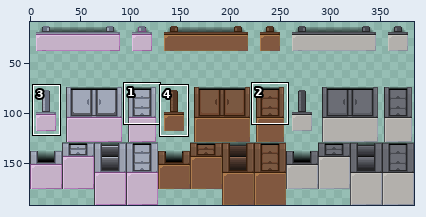
Sprite sheet -- idoll/Assets/Sprites/Tilemap Sprites/Furniture2.png. Above, an overview of the earlier version with the close-up marked.
Close-up. As it was:
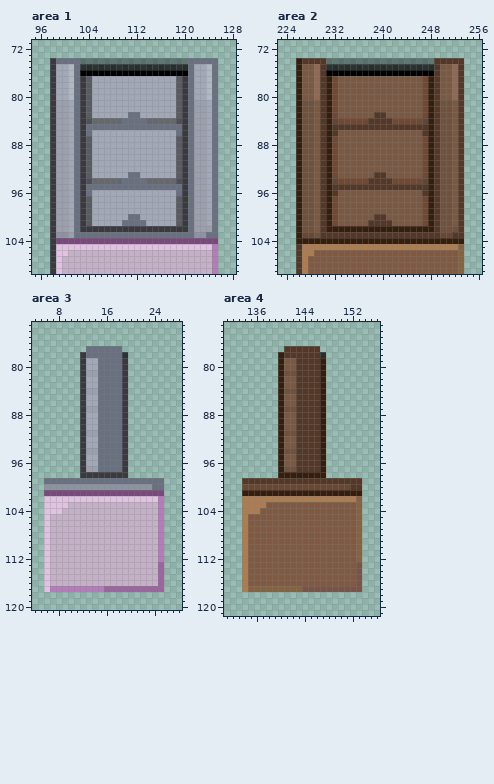
The file is 384x192 pixels. Pixels under 10% opacity are left out. Colours within 5 levels of each other are drawn and written as one. Shown: area 1: x 95..128, y 71..109; area 2: x 223..256, y 71..109; area 3: x 4..28, y 73..120; area 4: x 131..156, y 73..121. The wide view leaves out empty margins. The commit also changed other parts of the picture, which this record leaves out.
New version:
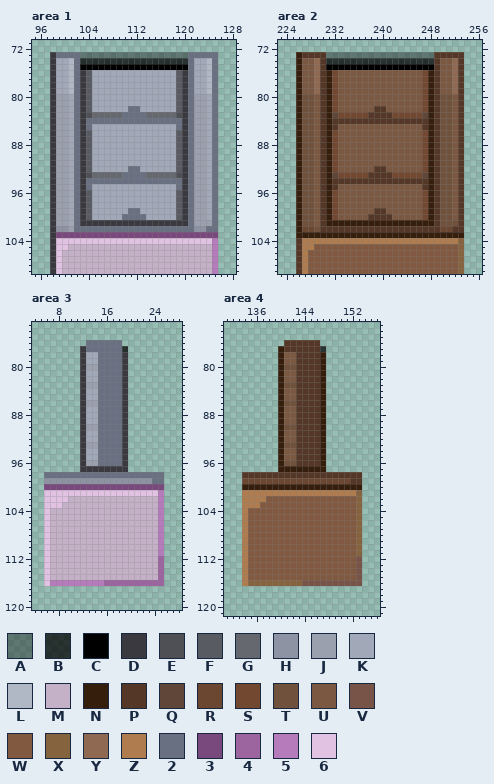
Palette (. is transparent): A #0000005f  B #000000ba  C #000000  D #39393f  E #4e5056  F #595b62  G #66686f  H #8e93a3  J #9ba0ae  K #a1a8b8  L #b0b7c5  M #c5b1c7  N #351e0c  P #543726  Q #5f4639  R #6b4731  S #724831  T #6f513c  U #7a5841  V #785448  W #815840  X #86633f  Y #8f6952  Z #ae7c4e  2 #697081  3 #79487d  4 #9d65a0  5 #b57bba  6 #e1c2e2
Edits made:
Area 1:
y 73: x 98..125 ............................ -> D2222AAAAAAAAAAAAAAAAAA22222
y 74: x 99..101 222 -> KKL; x 103..120 AAAAAAAAAAAAAAAAAA -> BBBBBBBBBBBBBBBBBB; x 122..124 222 -> KKL
y 75: x 103..120 BBBBBBBBBBBBBBBBBB -> CCCCCCCCCCCCCCCCCC
y 76: x 103..120 CCCCCCCCCCCCCCCCCC -> DFKKKKKKKKKKKKKKFD
y 80: x 99..101 KKL -> JJK; x 122..124 KKL -> JJK
y 82: x 111..112 KK -> 22
y 83: x 104..110 FKKKKKK -> EGGGGG2; x 113..119 KKKKKKF -> 2GGGGGE
y 84: x 104..109 EGGGGG -> 222222; x 114..119 GGGGGE -> 222222
y 85: x 105..118 22222222222222 -> KKKKKKKKKKKKKK
y 86: x 104 2 -> F; x 119 2 -> F
y 92: x 111..112 KK -> 22
y 93: x 104..110 FKKKKKK -> EGGGGG2; x 113..119 KKKKKKF -> 2GGGGGE
y 94: x 104..109 EGGGGG -> 222222; x 114..119 GGGGGE -> 222222
y 95: x 105..118 22222222222222 -> KKKKKKKKKKKKKK
y 96: x 104 2 -> F; x 119 2 -> F
y 99: x 111..112 KK -> 22
y 100: x 110 K -> 2; x 113 K -> 2
y 101: x 104..119 FKKKKK2222KKKKKF -> DDDDDDDDDDDDDDDD; x 124 K -> J
y 102: x 99..101 JJK -> HHJ; x 103..120 DDDDDDDDDDDDDDDDDD -> 222222222222222222; x 122..124 JJJ -> HH2
y 103: x 99..125 HHJ22222222222222222222HH22 -> 333333333333333333333333333
y 104: x 99..125 333333333333333333333333333 -> 666666666666666666666666665
y 105: x 101..124 666666666666666666666666 -> MMMMMMMMMMMMMMMMMMMMMMMM
y 106: x 100 6 -> M
Area 2:
y 73: x 226..253 ............................ -> NPPPPAAAAAAAAAAAAAAAAAAPPPPP
y 74: x 227..229 PPP -> UUY; x 231..248 AAAAAAAAAAAAAAAAAA -> BBBBBBBBBBBBBBBBBB; x 250..252 PPP -> UUY
y 75: x 231..248 BBBBBBBBBBBBBBBBBB -> CCCCCCCCCCCCCCCCCC
y 76: x 231..248 CCCCCCCCCCCCCCCCCC -> NSUUUUUUUUUUUUUUSN
y 80: x 227..229 UUY -> TTU; x 250..252 UUY -> TTU
y 82: x 239..240 UU -> PP
y 83: x 232..238 SUUUUUU -> QSSSSSP; x 241..247 UUUUUUS -> PSSSSSQ
y 84: x 232..237 QSSSSS -> PPPPPP; x 242..247 SSSSSQ -> PPPPPP
y 85: x 233..246 PPPPPPPPPPPPPP -> UUUUUUUUUUUUUU
y 86: x 232 P -> S; x 247 P -> S
y 92: x 239..240 UU -> PP
y 93: x 232..238 SUUUUUU -> QSSSSSP; x 241..247 UUUUUUS -> PSSSSSQ
y 94: x 232..237 QSSSSS -> PPPPPP; x 242..247 SSSSSQ -> PPPPPP
y 95: x 233..246 PPPPPPPPPPPPPP -> UUUUUUUUUUUUUU
y 96: x 232 P -> S; x 247 P -> S
y 99: x 239..240 UU -> PP
y 100: x 238 U -> P; x 241 U -> P
y 101: x 232..247 SUUUUUPPPPUUUUUS -> NNNNNNNNNNNNNNNN; x 252 U -> T
y 102: x 227..229 TTU -> RRT; x 231..248 NNNNNNNNNNNNNNNNNN -> PPPPPPPPPPPPPPPPPP; x 250..252 TTT -> RRP
y 103: x 227..253 RRTPPPPPPPPPPPPPPPPPPPPRRPP -> NNNNNNNNNNNNNNNNNNNNNNNNNNN
y 104: x 226..253 NNNNNNNNNNNNNNNNNNNNNNNNNNNN -> PZZZZZZZZZZZZZZZZZZZZZZZZZZX
y 105: x 229..252 ZZZZZZZZZZZZZZZZZZZZZZZZ -> WWWWWWWWWWWWWWWWWWWWWWWW
y 106: x 228 Z -> W
Area 3:
y 76: x 13..18 ...... -> 222222
y 77: x 12 . -> D; x 19 . -> B
y 78: x 13..14 22 -> KK; x 19 B -> D
y 80: x 13..14 KK -> JJ
y 81: x 13..14 JJ -> KK
y 83: x 13..14 KK -> JJ
y 84: x 13..14 JJ -> KK
y 86: x 13..14 KK -> JJ
y 87: x 13..14 JJ -> KK
y 90: x 13..14 KK -> JJ
y 91: x 13..14 JJ -> KK
y 93: x 13..14 KK -> JJ
y 94: x 13..14 JJ -> KK
y 96: x 13..14 KK -> JJ
y 97: x 13..18 JJ2222 -> DDDDDD
y 98: x 6..25 ......DDDDDDDD...... -> 22222222222222222222
y 99: x 6..23 222222222222222222 -> HHHHHHHHHHHHHHHHHH
y 100: x 6..25 HHHHHHHHHHHHHHHHHH22 -> 33333333333333333333
y 101: x 6..25 33333333333333333333 -> 66666666666666666665
y 102: x 10..24 666666666666666 -> MMMMMMMMMMMMMMM
y 103: x 9 6 -> M
y 104: x 7..8 66 -> MM
y 112: x 25 5 -> 4
y 116: x 7..24 MMMMMMMMMMMMMMMMMM -> 555555555444444444
y 117: x 6..25 65555555554444444444 -> ....................
Area 4:
y 76: x 141..146 ...... -> PPPPPP
y 77: x 140 . -> N; x 147 . -> B
y 78: x 141..142 PP -> UU; x 147 B -> N
y 80: x 141..142 UU -> TT
y 81: x 141..142 TT -> UU
y 83: x 141..142 UU -> TT
y 84: x 141..142 TT -> UU
y 86: x 141..142 UU -> TT
y 87: x 141..142 TT -> UU
y 90: x 141..142 UU -> TT
y 91: x 141..142 TT -> UU
y 93: x 141..142 UU -> TT
y 94: x 141..142 TT -> UU
y 96: x 141..142 UU -> TT
y 97: x 141..146 TTPPPP -> NNNNNN
y 98: x 134..153 ......NNNNNNNN...... -> PPPPPPPPPPPPPPPPPPPP
y 99: x 134..151 PPPPPPPPPPPPPPPPPP -> RRRRRRRRRRRRRRRRRR
y 100: x 134..153 RRRRRRRRRRRRRRRRRRPP -> NNNNNNNNNNNNNNNNNNNN
y 101: x 134..153 NNNNNNNNNNNNNNNNNNNN -> ZZZZZZZZZZZZZZZZZZZX
y 102: x 138..152 ZZZZZZZZZZZZZZZ -> WWWWWWWWWWWWWWW
y 103: x 137 Z -> W
y 104: x 135..136 ZZ -> WW
y 112: x 153 X -> V
y 116: x 135..152 WWWWWWWWWWWWWWWWWW -> XXXXXXXXXVVVVVVVVV
y 117: x 134..153 ZXXXXXXXXXVVVVVVVVVV -> ....................
